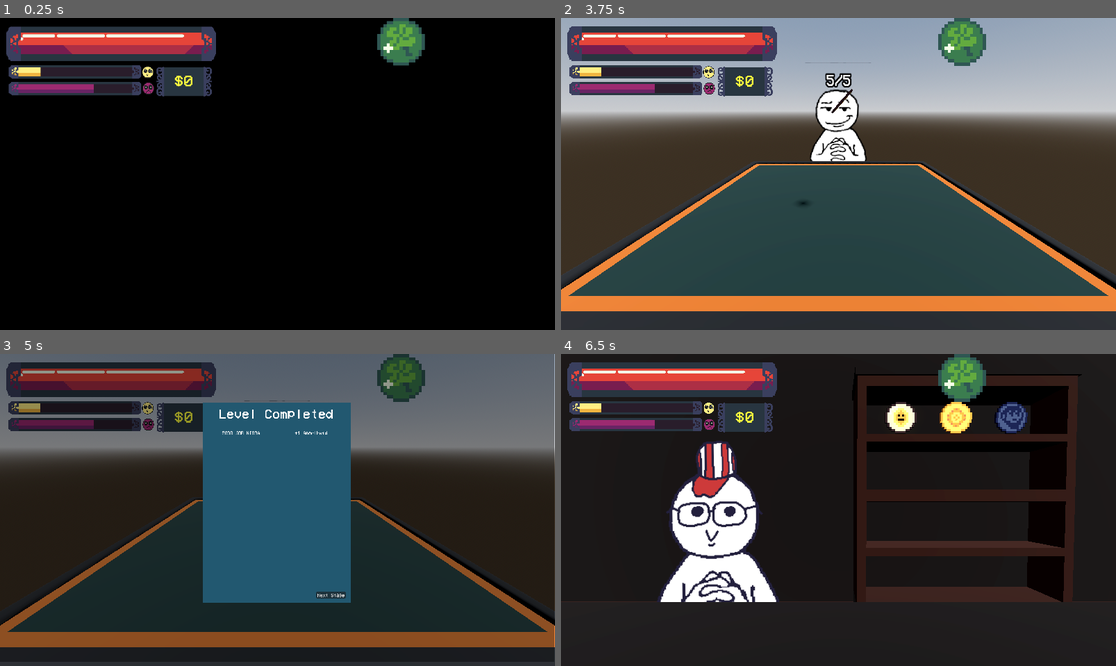
Above: before the commit, frames 1-4 (two rows, left to right).
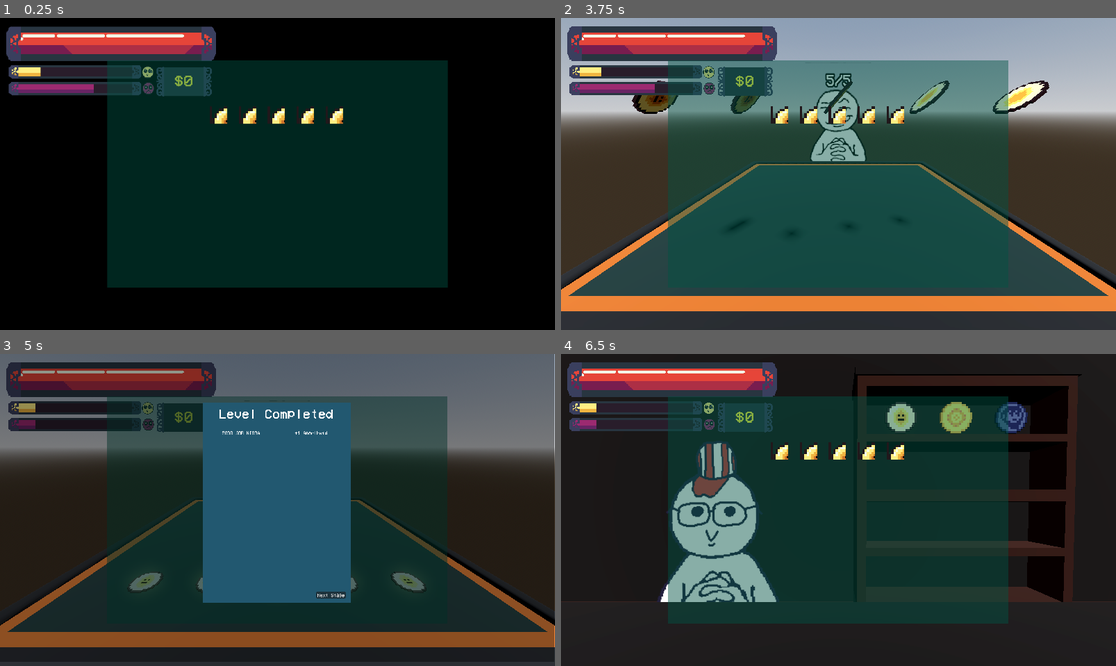
Above: after the commit, the same moments.

Repository: nianjindev/nummus
Game: Godot game, scene res://gui/splash_screen/splash_screen_manager.tscn
The game is run twice, just before and just after one commit, with the same random seed, the same clock (stepped at 60 frames per second) and the same inputs. The engine's default icon, where the game draws it, is replaced by a stand-in: a white triangle on a blue panel in a dark square.
Inputs (mouse positions are in pixels of both pictures, inside the frame that each line leads up to):
- Up to frame 1 (0.25 s): no input
- Up to frame 2 (3.75 s): tap Enter at 0.5 s; move the mouse to (960, 158) at 0.52 s; click (960, 158) at 0.67 s; tap Space at 0.77 s; click "Play" at 1.25 s; click "Skip" at 2 s; click "Skip" at 2.75 s; click "Heads" at 3.5 s
- Up to frame 3 (5 s): move the mouse to (166, 525) at 4.27 s; click (166, 525) at 4.42 s; tap Space at 4.52 s
- Up to frame 4 (6.5 s): click "Next Stage" at 5 s; move the mouse to (894, 441) at 5.77 s; click (894, 441) at 5.92 s

The runs differ from the first frame. In frame 1, 45% of the frame differs, in the area x 19-81%, y 0-87%; in frame 2, 25%; in frame 3, 8.6%; in frame 4, 43%.

Commit message:
inventory ui wip table spacing

Diff:
--- a/nummus-game/base_objects/base_level.gd
+++ b/nummus-game/base_objects/base_level.gd
@@ -1,6 +1,7 @@
 extends Node3D
 
-var current_coin: Coin
+var current_hand: Array[Coin]
+@onready var table = $TableHandler
 
 func _ready() -> void:
 	# Inventory.add_item(ObjectManager.create_coin(Constants.COINS.base, Constants.display_type.PLAY))
@@ -8,7 +9,10 @@
 	ObjectManager.spawn_base_enemy()
 
 func spawn_coin():
-	current_coin = Inventory.inventory[0].duplicate()
-	current_coin.current_state = Constants.display_type.PLAY
-	SceneManager.current_scene.add_child.call_deferred(current_coin)
-	current_coin.position = Vector3(0.367, 0.398, -0.017)
+	var hand_size: int = max(Globals.max_hand, Inventory.inventory.size())
+	for i in range(hand_size):
+		var new_coin: Coin = Inventory.inventory[i].duplicate()
+		current_hand.append(new_coin)
+		new_coin.current_state = Constants.display_type.PLAY
+		SceneManager.current_scene.add_child.call_deferred(new_coin)
+		new_coin.position = table.coin_positions[i]
--- a/nummus-game/base_objects/base_level.tscn
+++ b/nummus-game/base_objects/base_level.tscn
@@ -1,7 +1,7 @@
 [gd_scene load_steps=6 format=3 uid="uid://vwukeorb6yvs"]
 
-[ext_resource type="ArrayMesh" uid="uid://df0dli0p2ydry" path="res://assets/3d/coin_table.obj" id="1_3o4py"]
 [ext_resource type="Script" uid="uid://d22vmb2a3xedj" path="res://base_objects/base_level.gd" id="1_ftfrf"]
+[ext_resource type="PackedScene" uid="uid://dwu8pi66hpjiu" path="res://base_objects/table_handler.tscn" id="2_iothi"]
 
 [sub_resource type="ProceduralSkyMaterial" id="ProceduralSkyMaterial_aqk2v"]
 sky_horizon_color = Color(0.662243, 0.671743, 0.686743, 1)
@@ -34,7 +34,4 @@
 transform = Transform3D(-4.3711385e-08, -0.34693566, 0.9378889, 0, 0.9378889, 0.34693566, -0.99999994, 1.5165039e-08, -4.0996426e-08, 1.3244811, 1.0790656, 0)
 fov = 85.0
 
-[node name="MeshInstance3D" type="MeshInstance3D" parent="."]
-transform = Transform3D(0.21, 0, 0, 0, 0.21, 0, 0, 0, 0.21, 0, 0, 0)
-mesh = ExtResource("1_3o4py")
-skeleton = NodePath("")
+[node name="TableHandler" parent="." instance=ExtResource("2_iothi")]
--- a/nummus-game/base_objects/table_handler.gd
+++ b/nummus-game/base_objects/table_handler.gd
@@ -4,15 +4,16 @@
 @onready var markers: Node3D = $Markers
 @onready var endpoint_l: Marker3D = $Markers/EndpointL
 @onready var endpoint_r: Marker3D = $Markers/EndpointR
+@export var coin_positions: Array[Vector3]
 
 var increment: float
 
 func _ready() -> void:
 	print(check_spacing(5))
 
-func check_spacing(hand_size: int) -> Array[Vector3]:
+func check_spacing(hand_size: int):
 	increment = (abs(endpoint_l.position.z) + abs(endpoint_r.position.z))/(hand_size-1)
 	var positions: Array[Vector3] = []
 	for i in range(hand_size):
 		positions.append(endpoint_r.position + Vector3(0, 0, increment*i))
-	return positions
+	coin_positions = positions
--- a/nummus-game/base_objects/table_handler.tscn
+++ b/nummus-game/base_objects/table_handler.tscn
@@ -1,32 +1,20 @@
-[gd_scene load_steps=4 format=3 uid="uid://dwu8pi66hpjiu"]
+[gd_scene load_steps=3 format=3 uid="uid://dwu8pi66hpjiu"]
 
 [ext_resource type="Script" uid="uid://dace5j0sr7fyi" path="res://base_objects/table_handler.gd" id="1_x0v6v"]
 [ext_resource type="ArrayMesh" uid="uid://df0dli0p2ydry" path="res://assets/3d/coin_table.obj" id="2_86dke"]
 
-[sub_resource type="BoxShape3D" id="BoxShape3D_2aj6y"]
-size = Vector3(1.9002686, 0.062927246, 1)
-
 [node name="TableHandler" type="Node3D"]
 script = ExtResource("1_x0v6v")
-
-[node name="TableModel" type="StaticBody3D" parent="."]
-
-[node name="CollisionShape3D" type="CollisionShape3D" parent="TableModel"]
-transform = Transform3D(1, 0, 0, 0, 1, 0, 0, 0, 1, 0.015075684, 0.375885, 0)
-shape = SubResource("BoxShape3D_2aj6y")
-
-[node name="MeshInstance3D" type="MeshInstance3D" parent="TableModel"]
-transform = Transform3D(0.21051848, 0, 0, 0, 0.21051848, 0, 0, 0, 0.64167446, 0, 0, 0)
-mesh = ExtResource("2_86dke")
-skeleton = NodePath("")
 
 [node name="Markers" type="Node3D" parent="."]
 
 [node name="EndpointL" type="Marker3D" parent="Markers"]
-transform = Transform3D(1, 0, 0, 0, 1, 0, 0, 0, 1, 0.6, 0.5, 1)
+transform = Transform3D(1, 0, 0, 0, 1, 0, 0, 0, 1, 0.6, 0.4, 0.706)
 
 [node name="EndpointR" type="Marker3D" parent="Markers"]
-transform = Transform3D(1, 0, 0, 0, 1, 0, 0, 0, 1, 0.6, 0.5, -1)
+transform = Transform3D(1, 0, 0, 0, 1, 0, 0, 0, 1, 0.6, 0.4, -0.7)
 
-[node name="Camera3D" type="Camera3D" parent="."]
-transform = Transform3D(-4.371139e-08, 0, 1, 0, 1, 0, -1, 0, -4.371139e-08, 2, 1, 0)
+[node name="TableModel" type="MeshInstance3D" parent="."]
+transform = Transform3D(0.21, 0, 0, 0, 0.21, 0, 0, 0, 0.21, 0, 0, 0)
+mesh = ExtResource("2_86dke")
+skeleton = NodePath("")
--- a/nummus-game/gui/inventory_ui.gd
+++ b/nummus-game/gui/inventory_ui.gd
@@ -1,3 +1,19 @@
 extends Control
 
-@onready var container: HBoxContainer = $HBoxContainer
+@onready var container: GridContainer = $ColorRect/GridContainer
+
+func _ready() -> void:
+	update_inventory(Inventory.inventory)
+
+func update_inventory(coins: Array[Coin]):
+	for child in container.get_children():
+		container.remove_child(child)
+		child.queue_free()
+	for coin in coins:
+		var texture: AtlasTexture = AtlasTexture.new()
+		texture.atlas = coin.coin_id.coin_texture
+		texture.region = Rect2(2, 0, 15, 15)
+		var new_textrect: TextureRect = TextureRect.new()
+		new_textrect.texture = texture
+		container.add_child(new_textrect)
+		new_textrect.texture = texture
--- a/nummus-game/gui/inventory_ui.tscn
+++ b/nummus-game/gui/inventory_ui.tscn
@@ -3,31 +3,117 @@
 [ext_resource type="Script" uid="uid://dnxqi6e2cpftv" path="res://gui/inventory_ui.gd" id="1_xf41r"]
 [ext_resource type="Texture2D" uid="uid://vd81sj6fun6c" path="res://assets/2d/mapped_coin_textures/lucky.png" id="2_2a5yy"]
 
-[sub_resource type="AtlasTexture" id="AtlasTexture_w42wb"]
+[sub_resource type="AtlasTexture" id="AtlasTexture_2a5yy"]
 atlas = ExtResource("2_2a5yy")
 region = Rect2(2, 0, 15, 15)
 
 [node name="InventoryUI" type="Control"]
 clip_contents = true
 layout_mode = 3
-anchors_preset = 1
-anchor_left = 1.0
-anchor_right = 1.0
-offset_left = -615.0
-offset_bottom = 165.0
-grow_horizontal = 0
+anchors_preset = 8
+anchor_left = 0.5
+anchor_top = 0.5
+anchor_right = 0.5
+anchor_bottom = 0.5
+offset_left = -589.25
+offset_top = -393.25
+offset_right = 589.25
+offset_bottom = 393.25
+grow_horizontal = 2
+grow_vertical = 2
 script = ExtResource("1_xf41r")
 
-[node name="HBoxContainer" type="HBoxContainer" parent="."]
+[node name="ColorRect" type="ColorRect" parent="."]
 layout_mode = 1
 anchors_preset = 15
 anchor_right = 1.0
 anchor_bottom = 1.0
 grow_horizontal = 2
 grow_vertical = 2
+color = Color(0, 0.32156864, 0.2627451, 0.46666667)
 
-[node name="TextureRect" type="TextureRect" parent="HBoxContainer"]
+[node name="GridContainer" type="GridContainer" parent="ColorRect"]
+layout_mode = 1
+anchors_preset = 8
+anchor_left = 0.5
+anchor_top = 0.5
+anchor_right = 0.5
+anchor_bottom = 0.5
+offset_left = -234.0
+offset_top = -234.0
+offset_right = -119.0
+offset_bottom = -119.0
+grow_horizontal = 2
+grow_vertical = 2
+scale = Vector2(4, 4)
+theme_override_constants/h_separation = 10
+theme_override_constants/v_separation = 10
+columns = 5
+
+[node name="TextureRect" type="TextureRect" parent="ColorRect/GridContainer"]
 layout_mode = 2
-size_flags_horizontal = 4
-texture = SubResource("AtlasTexture_w42wb")
-expand_mode = 2
+texture = SubResource("AtlasTexture_2a5yy")
+
+[node name="TextureRect2" type="TextureRect" parent="ColorRect/GridContainer"]
+layout_mode = 2
+texture = SubResource("AtlasTexture_2a5yy")
+
+[node name="TextureRect3" type="TextureRect" parent="ColorRect/GridContainer"]
+layout_mode = 2
+texture = SubResource("AtlasTexture_2a5yy")
+
+[node name="TextureRect8" type="TextureRect" parent="ColorRect/GridContainer"]
+layout_mode = 2
+texture = SubResource("AtlasTexture_2a5yy")
+
+[node name="TextureRect9" type="TextureRect" parent="ColorRect/GridContainer"]
+layout_mode = 2
+texture = SubResource("AtlasTexture_2a5yy")
+
+[node name="TextureRect10" type="TextureRect" parent="ColorRect/GridContainer"]
+layout_mode = 2
+texture = SubResource("AtlasTexture_2a5yy")
+
+[node name="TextureRect11" type="TextureRect" parent="ColorRect/GridContainer"]
+layout_mode = 2
+texture = SubResource("AtlasTexture_2a5yy")
+
+[node name="TextureRect12" type="TextureRect" parent="ColorRect/GridContainer"]
+layout_mode = 2
+texture = SubResource("AtlasTexture_2a5yy")
+
+[node name="TextureRect13" type="TextureRect" parent="ColorRect/GridContainer"]
+layout_mode = 2
+texture = SubResource("AtlasTexture_2a5yy")
+
+[node name="TextureRect14" type="TextureRect" parent="ColorRect/GridContainer"]
+layout_mode = 2
+texture = SubResource("AtlasTexture_2a5yy")
+
+[node name="TextureRect15" type="TextureRect" parent="ColorRect/GridContainer"]
+layout_mode = 2
+texture = SubResource("AtlasTexture_2a5yy")
+
+[node name="TextureRect16" type="TextureRect" parent="ColorRect/GridContainer"]
+layout_mode = 2
+texture = SubResource("AtlasTexture_2a5yy")
+
+[node name="TextureRect17" type="TextureRect" parent="ColorRect/GridContainer"]
+layout_mode = 2
+texture = SubResource("AtlasTexture_2a5yy")
+
+[node name="TextureRect4" type="TextureRect" parent="ColorRect/GridContainer"]
+layout_mode = 2
+texture = SubResource("AtlasTexture_2a5yy")
+
+[node name="TextureRect5" type="TextureRect" parent="ColorRect/GridContainer"]
+layout_mode = 2
+texture = SubResource("AtlasTexture_2a5yy")
+
+[node name="TextureRect6" type="TextureRect" parent="ColorRect/GridContainer"]
+layout_mode = 2
+texture = SubResource("AtlasTexture_2a5yy")
+
+[node name="TextureRect7" type="TextureRect" parent="ColorRect/GridContainer"]
+layout_mode = 2
+texture = SubResource("AtlasTexture_2a5yy")
